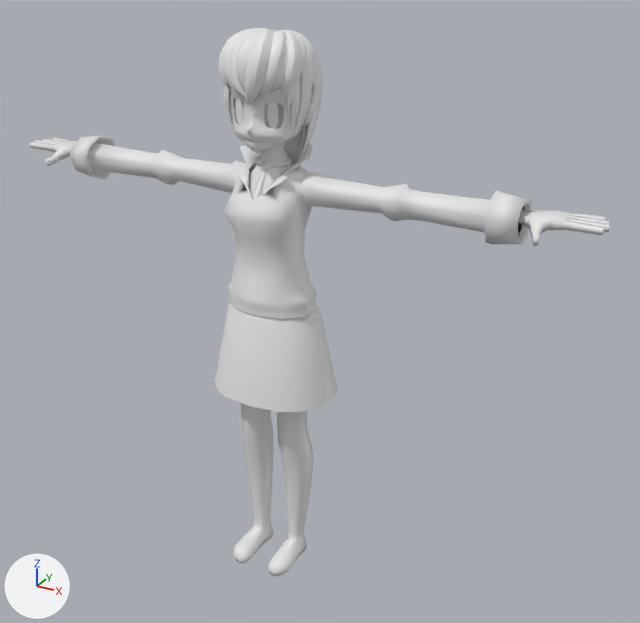
One commit to the Blender file external/miko model2.blend: the scene before it, then after it.
Before and after are seen from a 50 mm camera at (11.02, -17.38, 4.82) aimed at (0.94, 0.95, -4.34). Lighting does not change. The marker at lower left points along +X, +Y and +Z.

Names of what the first picture shows: 'base head', 'coat', 'eyes', 'hair', 'hands', 'legs', 'skirt', 'tie'.
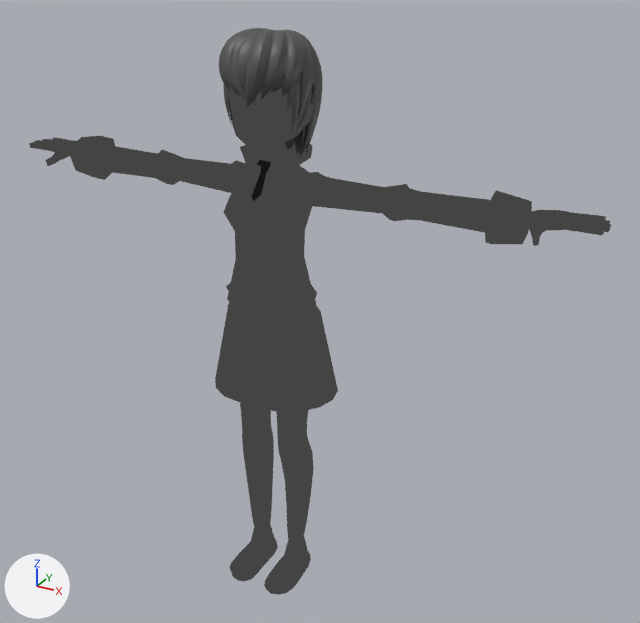
What differs and where, as boxes (x1, y1, x2, y2) in the pictures (640 x 623 px):
'coat', recoloured (white to black)
    both: (70, 136, 532, 319)
'skirt', recoloured (grey to black)
    both: (215, 302, 338, 412)
'legs', recoloured, reshaped (grey to black, 11% taller)
    before: (233, 403, 313, 576)
    after: (230, 403, 314, 595)
'hair', recoloured
    both: (219, 28, 323, 158)
'hands', recoloured (white to black)
    both: (29, 138, 611, 246)
'tie', recoloured (white to black)
    both: (252, 157, 293, 201)
'eyes', recoloured (grey to black)
    both: (236, 99, 278, 129)
part 1 of me_vert, built on
    both: (249, 150, 294, 196)
part 2 of me_vert, surface changed (grey to black)
    both: (233, 99, 314, 147)
part 3 of me_vert, recoloured (grey to black)
    both: (227, 82, 292, 157)

The change, as a list of edits to the scene's bpy script:
```text
Add img_texture:
    img_texture = load_image('texture', '_unpacked/texture', 2048, 2048, 'sRGB')
Add mat_material:
    mat_material = principled_material('Material')
    mat_material.base_color = (0.0849, 0.0849, 0.0849)  # dark grey #525252
Add mat_general:
    mat_general = bpy.data.materials.new('general')
    mat_general.use_nodes = True; mat_general.node_tree.nodes.clear()
    _N = mat_general.node_tree.nodes; _L = mat_general.node_tree.links
    n0 = _N.new('ShaderNodeOutputMaterial'); n0.name = 'Material Output'
    n1 = _N.new('ShaderNodeTexImage'); n1.name = 'Image Texture'
    n1.image = img_texture
    _L.new(n1.outputs[0], n0.inputs[0])  # 'Color' to 'Surface'
Change me_vert:
    used by ob_base_head; location = (0.0, 0.0, 0.0)
    remove me_vert.from_pydata(...)  # 513 vertices, 502 faces; spans x -1.08..1.08, y -0.75..1.28, z -1.25..2.07
    add me_vert.from_pydata(...)  # 535 vertices, 522 faces; spans x -1.08..1.08, y -0.75..1.28, z -1.25..2.07
    me_vert part 1
    4 vertices move from x -0.63..0.63, y 0.04..0.4, z -0.6..-0.36 to x -0.67..0.67, y 0.04..0.21, z -0.75..-0.36
    22 vertices are added at x -0.53..0.53, y -0.15..0.86, z -0.46..-0.23
    20 new faces join them
    me_vert part 2: 272 kept faces spanning x -1.08..1.08, y -0.58..1.28, z 0.0..2.07 get new texture (UV) coordinates
    me_vert part 3: 502 faces spanning x -1.08..1.08, y -0.75..1.28, z -1.25..2.07 switch from mat_material_001 (white #e7e7e7) to mat_general
Change me_circle:
    where me_circle.from_pydata(...)  # 32 vertices, 16 faces; spans x -0.574..0.574, y -0.397..-0.318, z 0.543..1.206
    add me_circle.materials.append(mat_general)
Change me_cube_004:
    used by ob_legs; location = (0.0, 0.0, 0.0)
    remove me_cube_004.from_pydata(...)  # 308 vertices, 304 faces; spans x -1.08..1.08, y -1.03..0.88, z -11.59..-3.85
    remove me_cube_004.materials.append(mat_material_001)  # white #e7e7e7
    add me_cube_004.from_pydata(...)  # 308 vertices, 304 faces; spans x -1.08..1.08, y -1.15..0.88, z -12.15..-3.85
    me_cube_004 part 4: 290 of 308 vertices moved; they spanned x -1.08..1.08, y -1.03..0.88, z -11.59..-4.59 and now span x -1.08..1.08, y -1.15..0.88, z -12.15..-4.73; mean shift (0.0, 0.0, -0.34); largest move (0.78, 0.24, -11.05) -> (0.9, 0.25, -11.67)
    add me_cube_004.materials.append(mat_general)
Change me_circle_002:
    where me_circle_002.from_pydata(...)  # 80 vertices, 64 faces; spans x -1.71..1.71, y -1.05..1.53, z -6.38..-3.87
    add me_circle_002.materials.append(mat_general)
Change me_plane_002:
    where me_plane_002.from_pydata(...)  # 413 vertices, 426 faces; spans x -6.15..6.15, y -0.81..1.41, z -4.03..-0.05
    add me_plane_002.materials.append(mat_general)
Change me_plane_003:
    where me_plane_003.from_pydata(...)  # 388 vertices, 380 faces; spans x -7.9..7.9, y -0.5..1.1, z -1.2..-0.7
    remove me_plane_003.materials.append(mat_material_001)  # white #e7e7e7
    add me_plane_003.materials.append(mat_general)
Change me_cube:
    where me_cube.from_pydata(...)  # 100 vertices, 96 faces; spans x -0.456..0.456, y -0.638..0.848, z -1.465..-0.323
    add me_cube.materials.append(mat_general)
Change me_mesh:
    where me_mesh.from_pydata(...)  # 5440 vertices, 4960 faces; spans x -1.16..1.16, y 1.46..3.92, z -0.33..2.64
    add me_mesh.materials.append(mat_material)  # dark grey #525252
```
